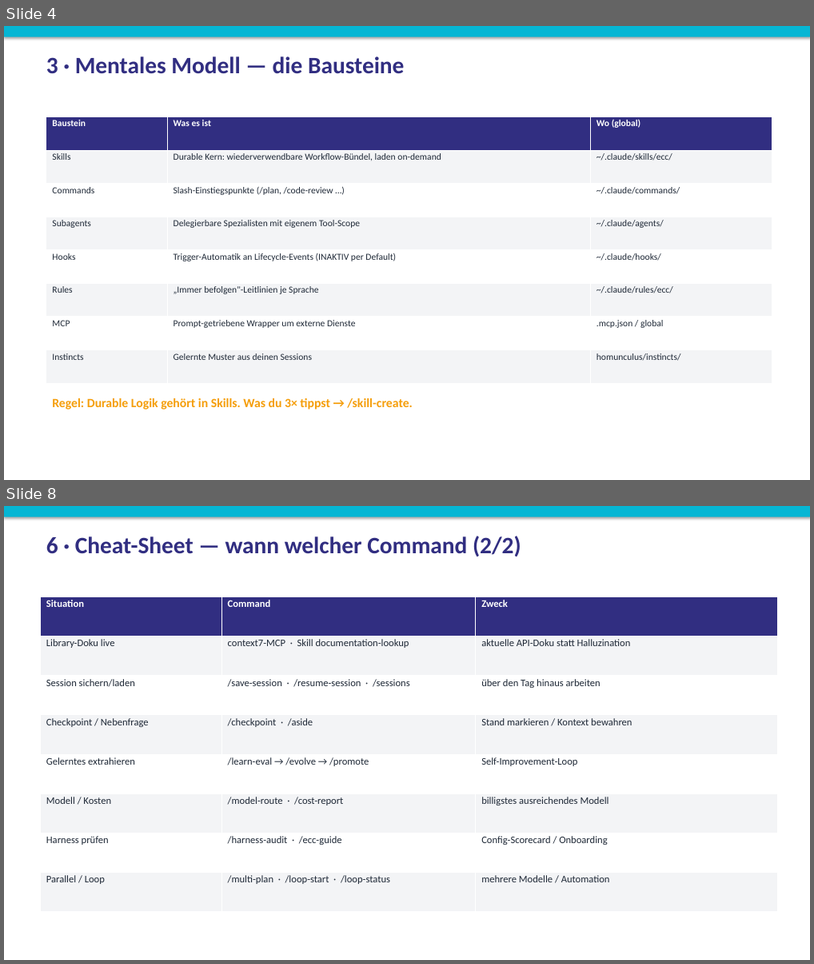
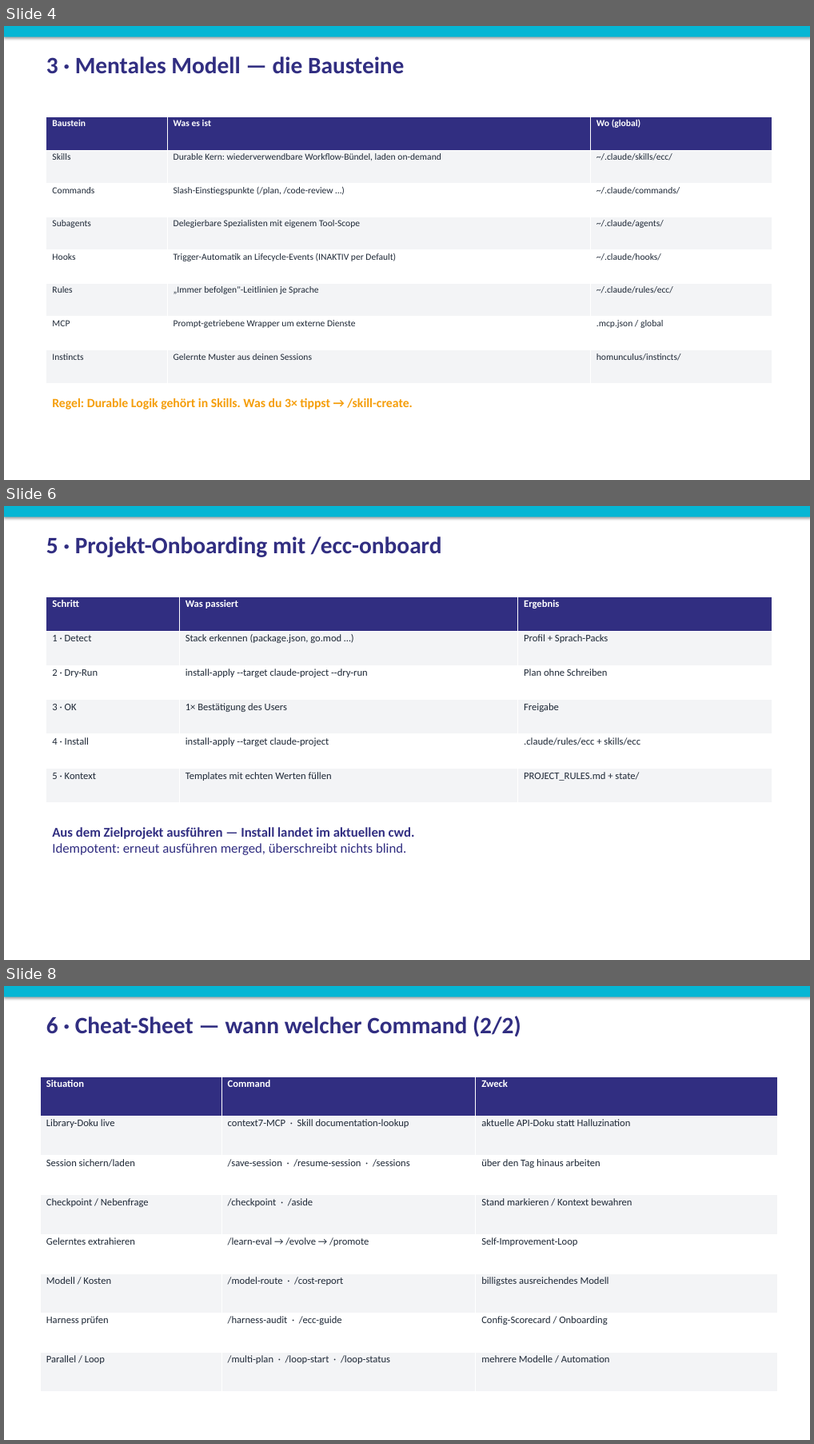
Before and after one commit to Paulee8155/Claude-Code-BestPractice, a slide deck: docs/ECC-Harness-Guide.de.pptx. Shown one above the other, each under a label of ours: slides 4 and 8 before the commit, slides 4, 6 and 8 after it; the slides between them are not shown. The pictures are 814x964 and 814x1444 pixels, drawn with LibreOffice and Linux fonts; fonts in the diff are those of the drawing. Boxes give left, top, right and bottom in pixels: in the first picture for what was removed or moved away, otherwise in the second. Text is boxed around its words. In the diff, an @@ line names an element or a change of style, - is before the commit and + after.

```diff
--- a/docs/ECC-Harness-Guide.de.pptx
+++ b/docs/ECC-Harness-Guide.de.pptx
@@ slide 6 added at [4, 506, 810, 960], background #FFFFFF @@
@@ rectangle added at [4, 506, 810, 517], fill #06B6D4 @@
@@ text added at [46, 536, 442, 557], 28 pt, text #312E81, bold @@
+5 · Projekt-Onboarding mit /ecc-onboard
@@ table added at [46, 596, 772, 803], 6 rows, 3 columns @@
+Schritt | Was passiert | Ergebnis
+1 · Detect | Stack erkennen (package.json, go.mod …) | Profil + Sprach-Packs
+2 · Dry-Run | install-apply --target claude-project --dry-run | Plan ohne Schreiben
+3 · OK | 1× Bestätigung des Users | Freigabe
+4 · Install | install-apply --target claude-project | .claude/rules/ecc + skills/ecc
+5 · Kontext | Templates mit echten Werten füllen | PROJECT_RULES.md + state/
@@ text added at [52, 827, 415, 855], 16 pt, text #312E81 @@
+Aus dem Zielprojekt ausführen — Install landet im aktuellen cwd.
+Idempotent: erneut ausführen merged, überschreibt nichts blind.
```
Also in this commit, not shown: 7 slides changed, 1 slide removed, 17 other files.
